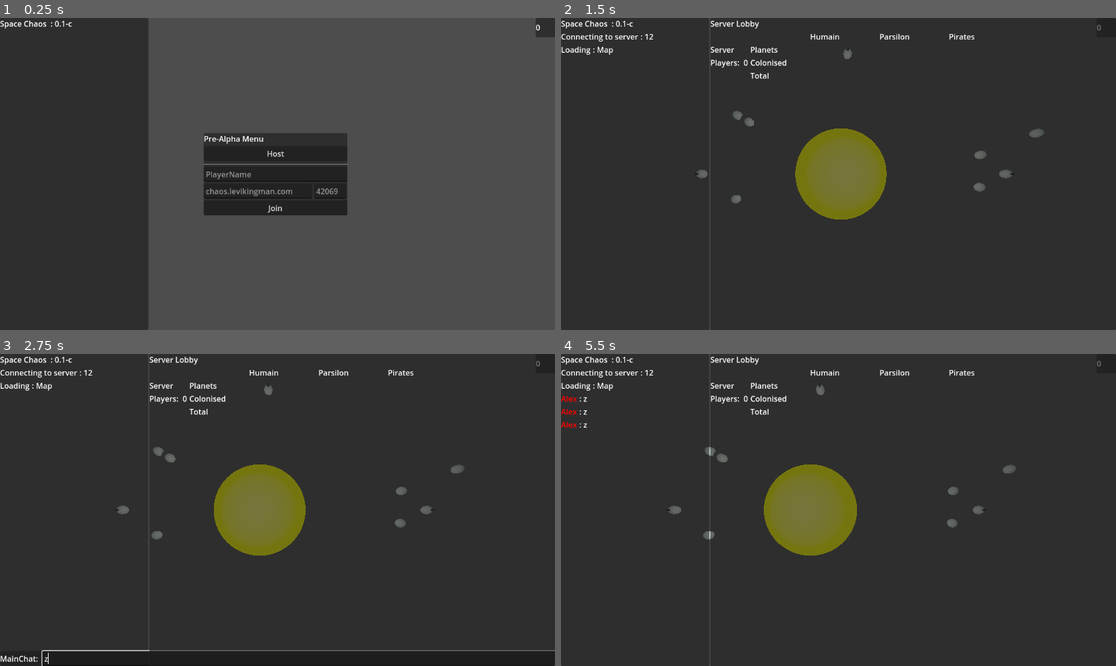
Above: before the commit, frames 1-4 (two rows, left to right).
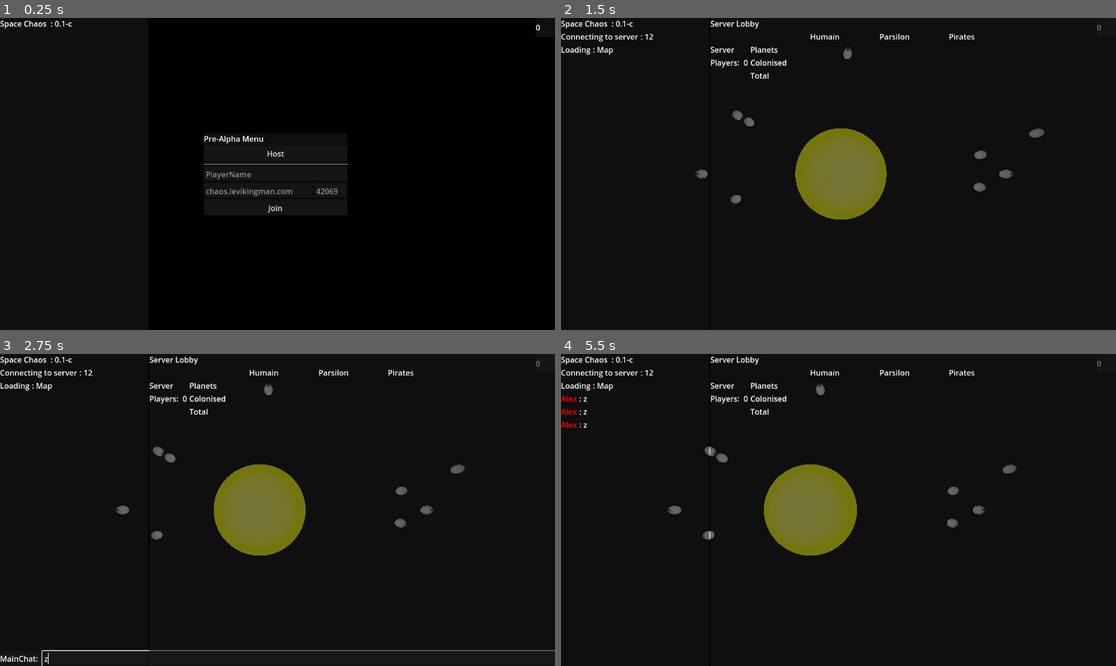
Above: after the commit, the same moments.

Repository: acsid/SpaceChaos
Game: Godot game, scene res://main.tscn
Same seed, same stepped clock (60 frames per second), same inputs: the game is played once before the commit and once after it.
Inputs (mouse positions are in pixels of both pictures, inside the frame that each line leads up to):
- Up to frame 1 (0.25 s): no input
- Up to frame 2 (1.5 s): click (838, 174) at 0.52 s; type "Alex" at 0.6 s; click (816, 189) at 0.75 s; type "12" at 0.83 s; click (894, 189) at 0.98 s; type "12" at 1.07 s; click "Join" at 1.25 s
- Up to frame 3 (2.75 s): tap Enter (ui_accept) at 2, 2.27 s; hold Right (ui_right) from 2.03 s (still down); hold Keypad Enter from 2.03 s (still down); tap Z (orbit) at 2.1 s
- Up to frame 4 (5.5 s): release Right (ui_right) at 2.78 s; release Keypad Enter at 2.78 s; hold Down (ui_down) 2.78-3.53 s; tap Keypad Enter at 2.85 s; tap Enter (ui_accept) at 3.02, 4.52, 5.27 s; tap Z (orbit) at 3.05, 3.6, 4.55 s; hold Right (ui_right) 3.53-4.28 s; hold Keypad Enter 3.53-4.28 s; hold Up (ui_up) 4.28-5.03 s; tap Space (shoot) at 4.35 s; hold Left (ui_left) from 5.03 s (still down); hold Keypad Enter from 5.03 s (still down)

The runs differ from the first frame. In frame 1, 95% of the frame differs, in the area x 0-100%, y 0-100%; in frame 2, 95%; in frame 3, 90%; in frame 4, 95%.

Commit message:
Dedicated server --server --display-driver headless

Diff:
--- a/main.gd
+++ b/main.gd
@@ -11,7 +11,7 @@
 var enter_key_pressed = false
 var username = ""
 
-var port = 42066
+var port = 42069
 var me =  PackedScene.new()
 enum avail_faction {Humans,Parsilon,Pirates}
 
@@ -23,9 +23,17 @@
 	send_message("Space Chaos ",version,false)
 # Called when the node enters the scene tree for the first time.
 func _ready():
+	if OS.get_cmdline_args():
+		print("arg ",OS.get_cmdline_args() )
+		var arg = OS.get_cmdline_args()
+		print(arg[0])
+		if OS.get_cmdline_args()[0] == "--server":
+			print("Starting Space Chaos Dedicated Server")
+			start_server()
 	%Chatinput.hide()
 	%Lobby.hide()
 	%Host.hide()
+
 
 # Called every frame. 'delta' is the elapsed time since the previous frame.
 func _process(delta):
@@ -94,6 +102,7 @@
 	label_msg.text = ": " + message
 	HBox.add_child(label_name)
 	HBox.add_child(label_msg)
+	print(player_name,": ",message)
 	#only keep last 10 msg
 	if msg_node.get_child_count() > 10 :
 		msg_node.get_child(0). queue_free()
@@ -178,7 +187,10 @@
 			return rnd.global_position
 
 func _on_upnp_complete(status):
-	send_message("Server","upnp " + str(status) ,false)
+	if (status == 27) :
+		send_message("UPNP"," Cannot find upnp device " + str(status) ,true)
+	else:
+		send_message("UPNP","Error: " + str(status) ,false)
 
 func update_UiScore(score):
 	%score.text = str(score)
--- a/project.godot
+++ b/project.godot
@@ -47,3 +47,4 @@
 [rendering]
 
 renderer/rendering_method="gl_compatibility"
+environment/defaults/default_clear_color=Color(0, 0, 0, 1)
Not shown, changed: export_presets.cfg
